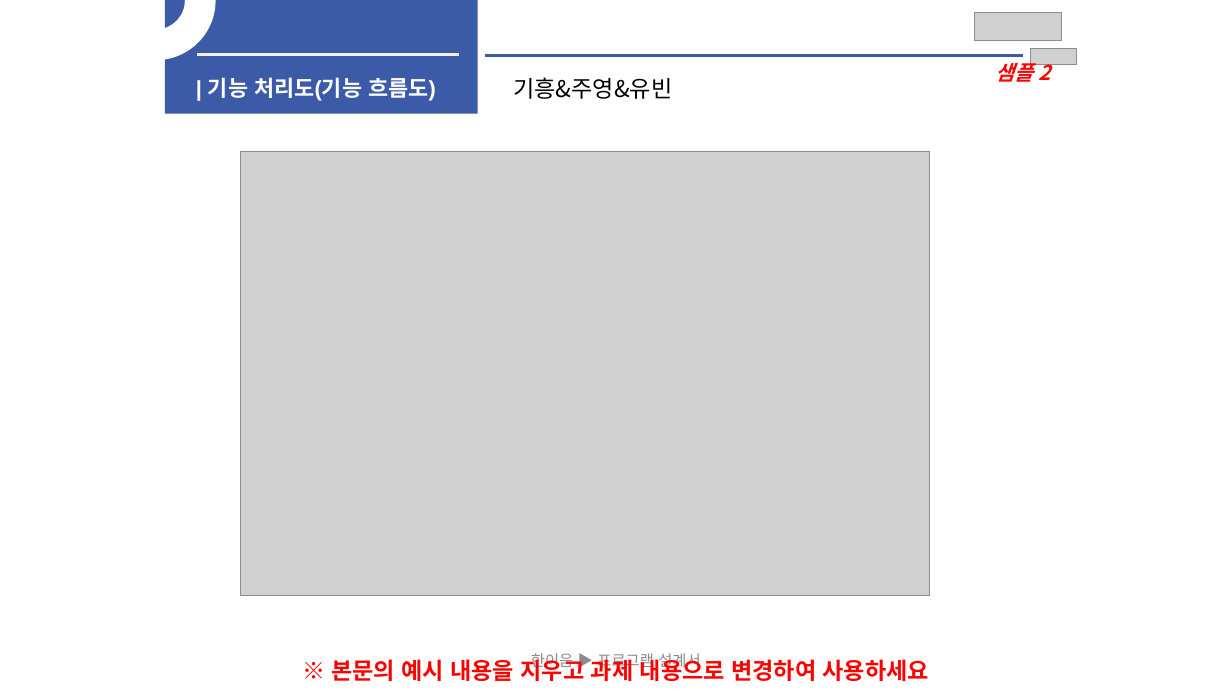
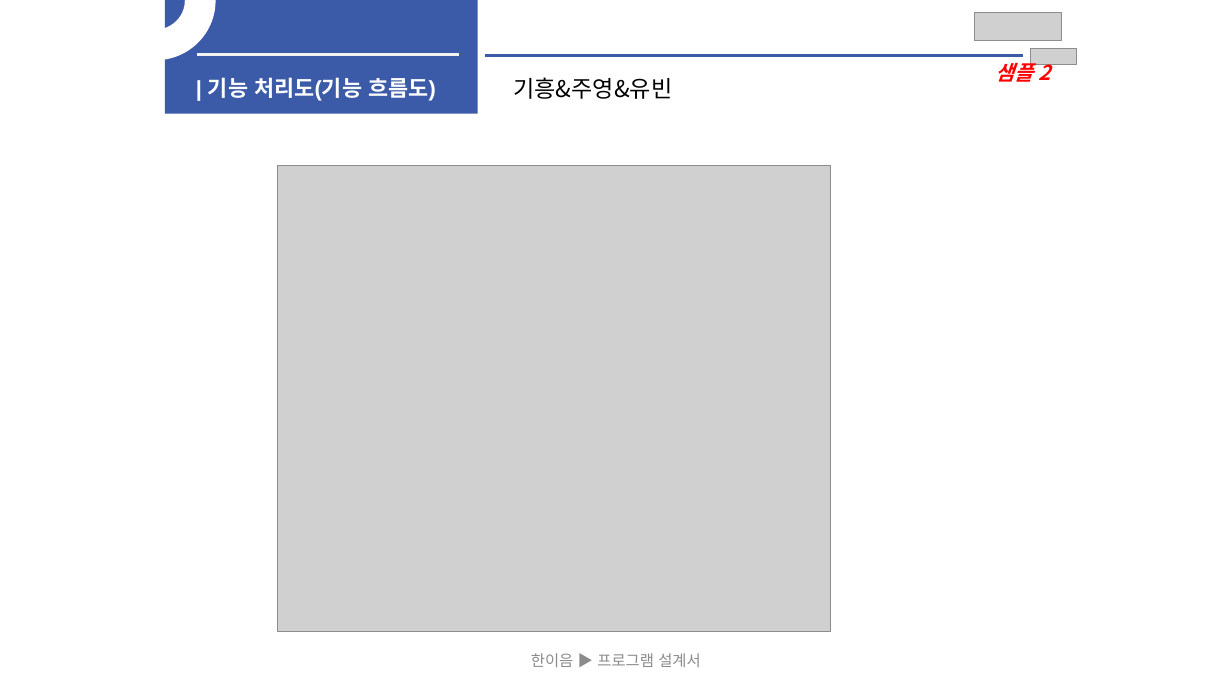
Before and after one commit to KimGiheung/-Headington, a slide deck: slide 4 of Document/Giheng-제작설계서.pptx. Drawn at 1232x693 pixels with LibreOffice and Linux fonts; fonts in the diff are those of the drawing; grey boxes stand for pictures. Boxes give left, top, right and bottom in pixels: in the first picture for what was removed or moved away, otherwise in the second. Text is boxed around its words. In the diff, an @@ line names an element or a change of style, - is before the commit and + after.

```diff
--- a/Document/Giheng-제작설계서.pptx
+++ b/Document/Giheng-제작설계서.pptx
@@ picture: place and size @@
-picture at box(240, 152, 931, 596)
+picture at box(278, 165, 831, 632)
@@ text removed at box(331, 655, 929, 681) @@
-※ 본문의 예시 내용을 지우고 과제 내용으로 변경하여 사용하세요
```
Also in this commit, not shown: 1 other slide changed, 4 slides added, 1 other file.
